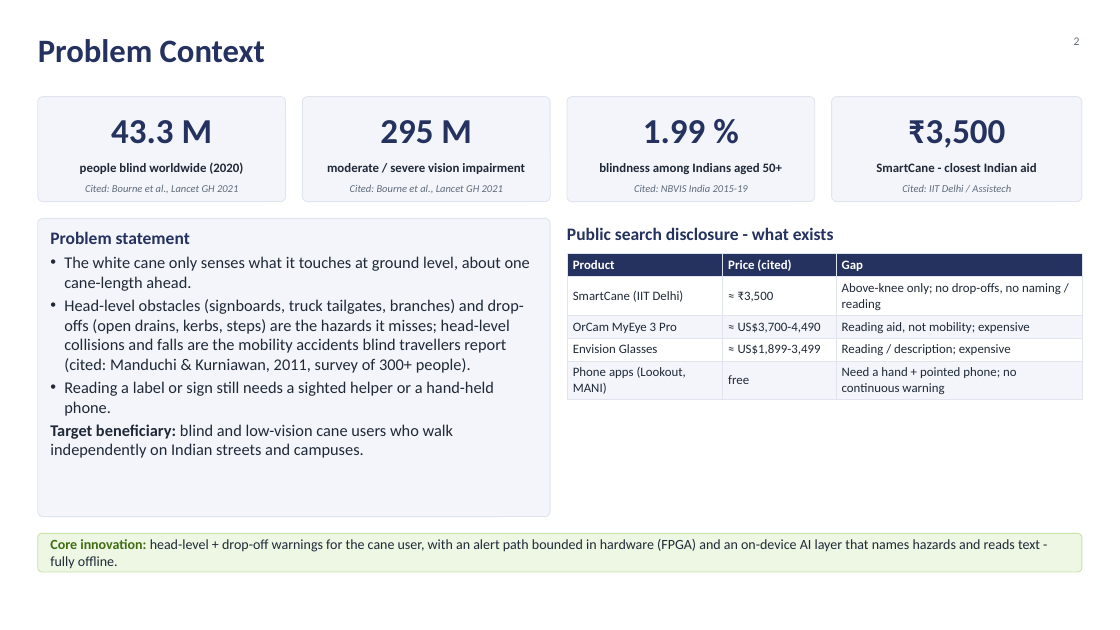
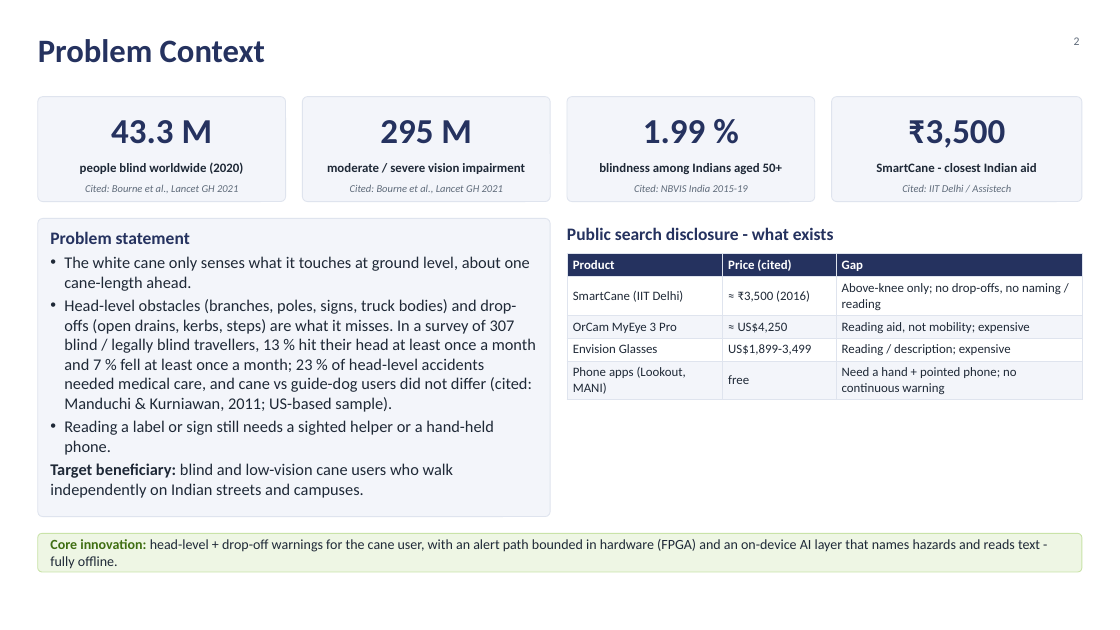
Before and after one commit to silentaf/viswa_id1, a slide deck: slide 2 of ppt/VisionAid_Stage2_Design_Deck.pptx. Drawn at 1120x630 pixels with LibreOffice and Linux fonts; fonts in the diff are those of the drawing; background and template pictures are left out. Boxes give left, top, right and bottom in pixels: in the first picture for what was removed or moved away, otherwise in the second. Text is boxed around its words. In the diff, an @@ line names an element or a change of style, - is before the commit and + after.

```diff
--- a/ppt/VisionAid_Stage2_Design_Deck.pptx
+++ b/ppt/VisionAid_Stage2_Design_Deck.pptx
@@ table at (567, 254, 1082, 398) @@
-row 2, column 2: ≈ ₹3,500
+row 2, column 2: ≈ ₹3,500 (2016)
-row 3, column 2: ≈ US$3,700-4,490
+row 3, column 2: ≈ US$4,250
-row 4, column 2: ≈ US$1,899-3,499
+row 4, column 2: US$1,899-3,499
@@ text at (64, 299, 536, 412): text changed @@
-• Head-level obstacles (signboards, truck tailgates, branches) and drop-offs (open drains, kerbs, steps) are the hazards it misses; head-level collisions and falls are the mobility accidents blind travellers report (cited: Manduchi & Kurniawan, 2011, survey of 300+ people).
+• Head-level obstacles (branches, poles, signs, truck bodies) and drop-offs (open drains, kerbs, steps) are what it misses. In a survey of 307 blind / legally blind travellers, 13 % hit their head at least once a month and 7 % fell at least once a month; 23 % of head-level accidents needed medical care, and cane vs guide-dog users did not differ (cited: Manduchi & Kurniawan, 2011; US-based sample).
```
Also in this commit, not shown: 12 other slides changed, 21 other files.
